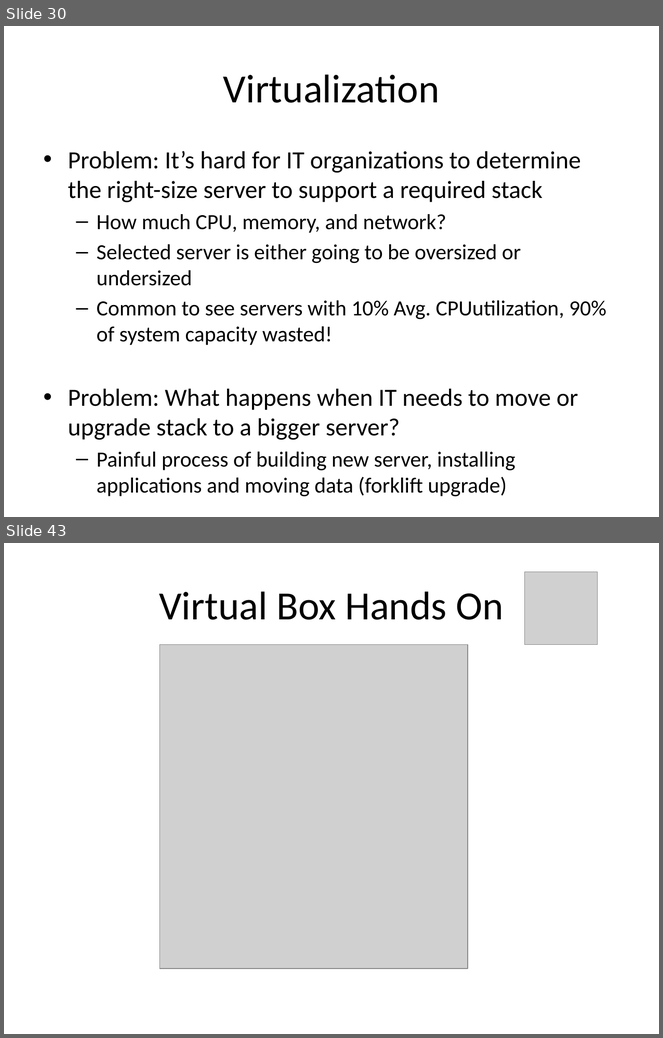
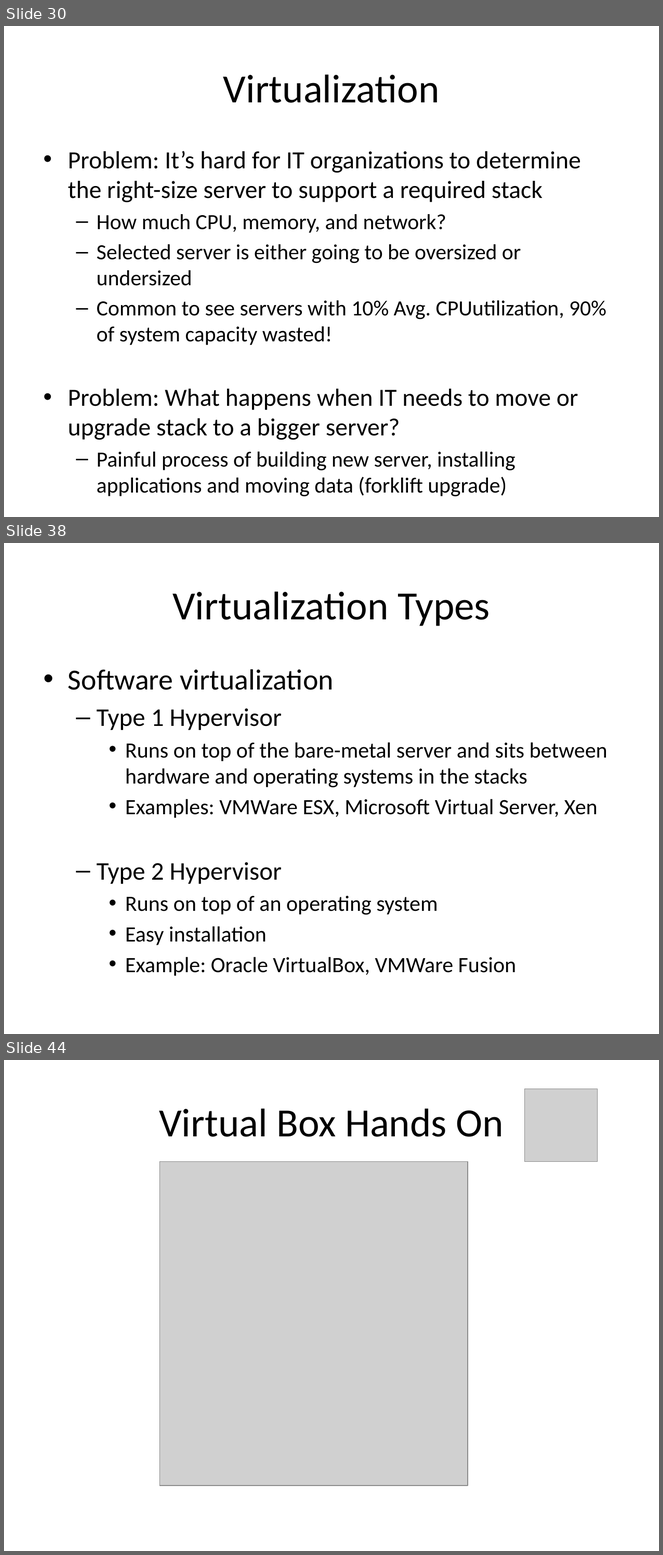
Before and after one commit to jasondbaker/infrastructure-class, a slide deck: lectures/infrastructure-week-3.pptx. Shown one above the other, each under a label of ours: slides 30 and 43 before the commit, slides 30, 38 and 44 after it; the slides between them are not shown. The pictures are 663x1038 and 663x1555 pixels, drawn with LibreOffice and Linux fonts; fonts in the diff are those of the drawing; grey boxes stand for pictures. Boxes give left, top, right and bottom in pixels: in the first picture for what was removed or moved away, otherwise in the second. Text is boxed around its words. In the diff, an @@ line names an element or a change of style, - is before the commit and + after.

```diff
--- a/lectures/infrastructure-week-3.pptx
+++ b/lectures/infrastructure-week-3.pptx
@@ slide 38 added at (4,543,659,1034), background #FFFFFF @@
@@ title added at (172,591,490,626), 44 pt, text #000000 @@
+Virtualization Types
@@ text added at (68,669,608,976), 24 pt, text #000000 @@
+• Software virtualization
+  – Type 1 Hypervisor
+    • Runs on top of the bare-metal server and sits between hardware and operating systems in the stacks
+    • Examples: VMWare ESX, Microsoft Virtual Server, Xen
+  – Type 2 Hypervisor
+    • Runs on top of an operating system
+    • Easy installation
+    • Example: Oracle VirtualBox, VMWare Fusion
@@ what was slide 43 is now slide 44 @@
```
Also in this commit, not shown: 11 slides changed, 2 other files.
